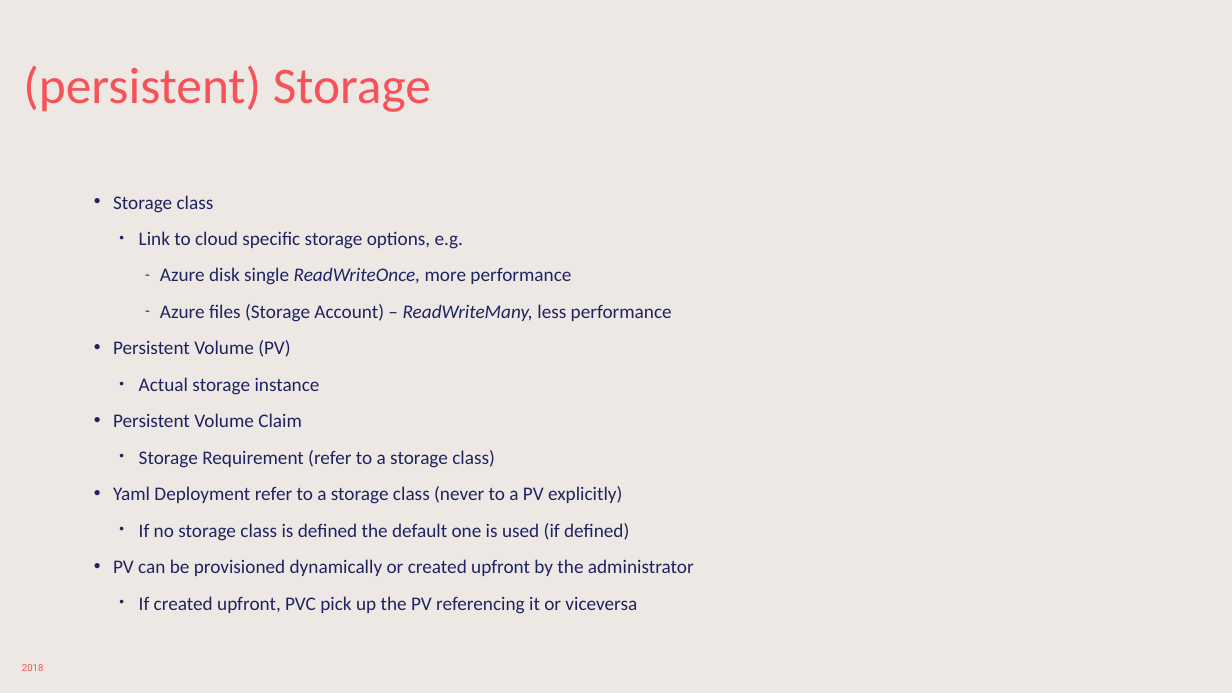
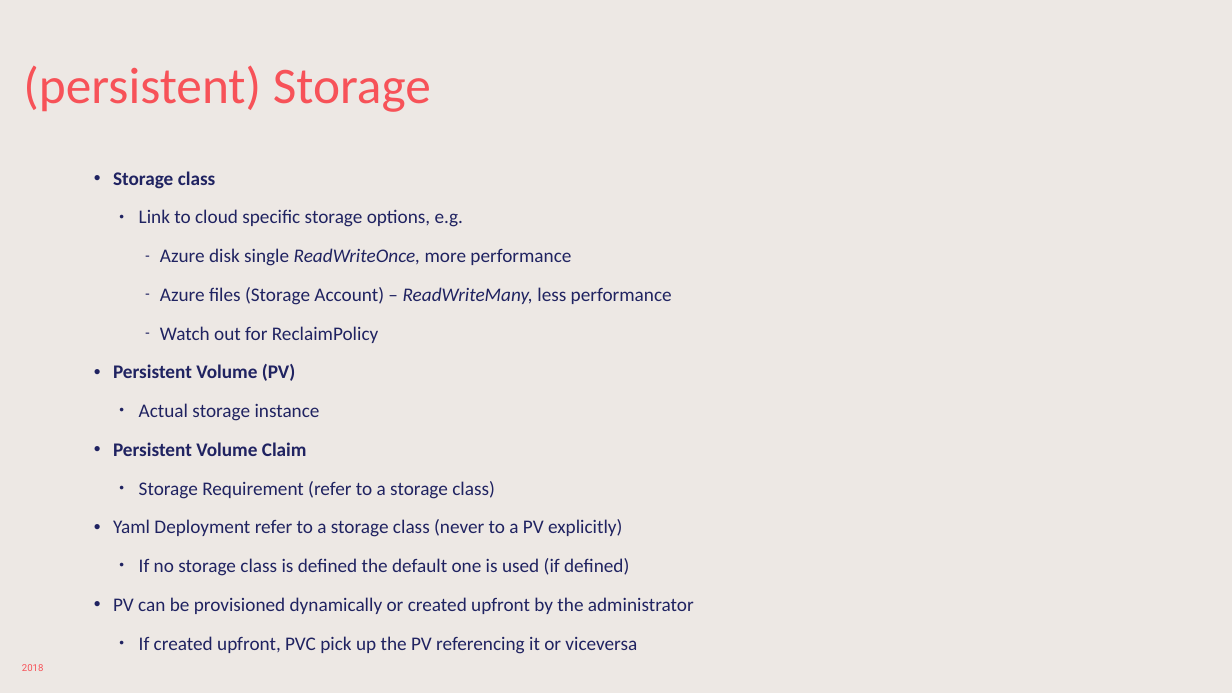
Before and after one commit to sabbadino/deltatre-community-meetups-session-3, a slide deck: slide 24 of K8s-basic.pptx. Drawn at 1232x693 pixels with LibreOffice and Linux fonts; fonts in the diff are those of the drawing; background and template pictures are left out. Boxes give left, top, right and bottom in pixels: in the first picture for what was removed or moved away, otherwise in the second. Text is boxed around its words. In the diff, an @@ line names an element or a change of style, - is before the commit and + after.

```diff
--- a/K8s-basic.pptx
+++ b/K8s-basic.pptx
@@ text "Storage class": place and size @@
-text "Storage class" at box(113, 195, 694, 614)
+text "Storage class" at box(113, 171, 694, 654)
@@ text at box(113, 171, 694, 654): bold on in "Storage class", "Persistent Volume (PV)", "Persistent Volume Claim"; line spacing 0.8 to 0.9 @@
@@ text at box(160, 326, 379, 343): paragraph added @@
+    – Watch out for ReclaimPolicy
```
Also in this commit, not shown: 9 other slides changed, 34 other files.
